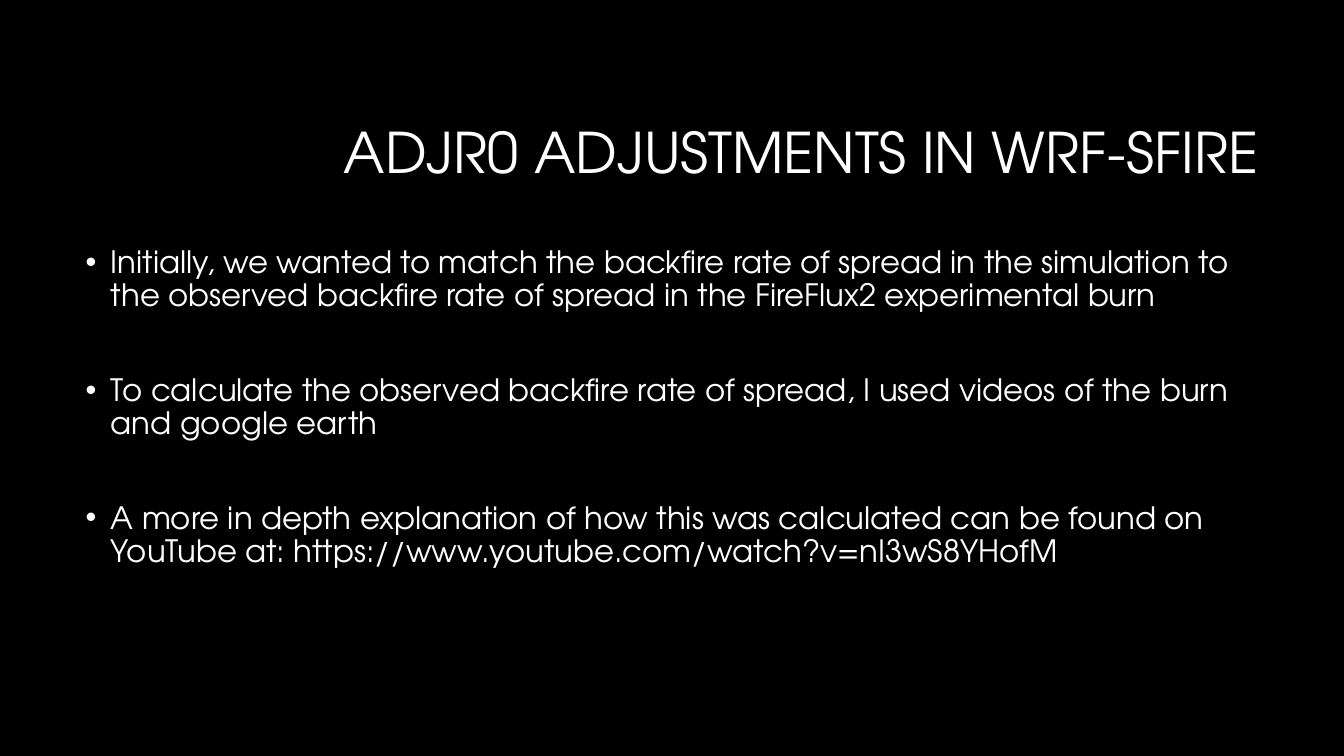
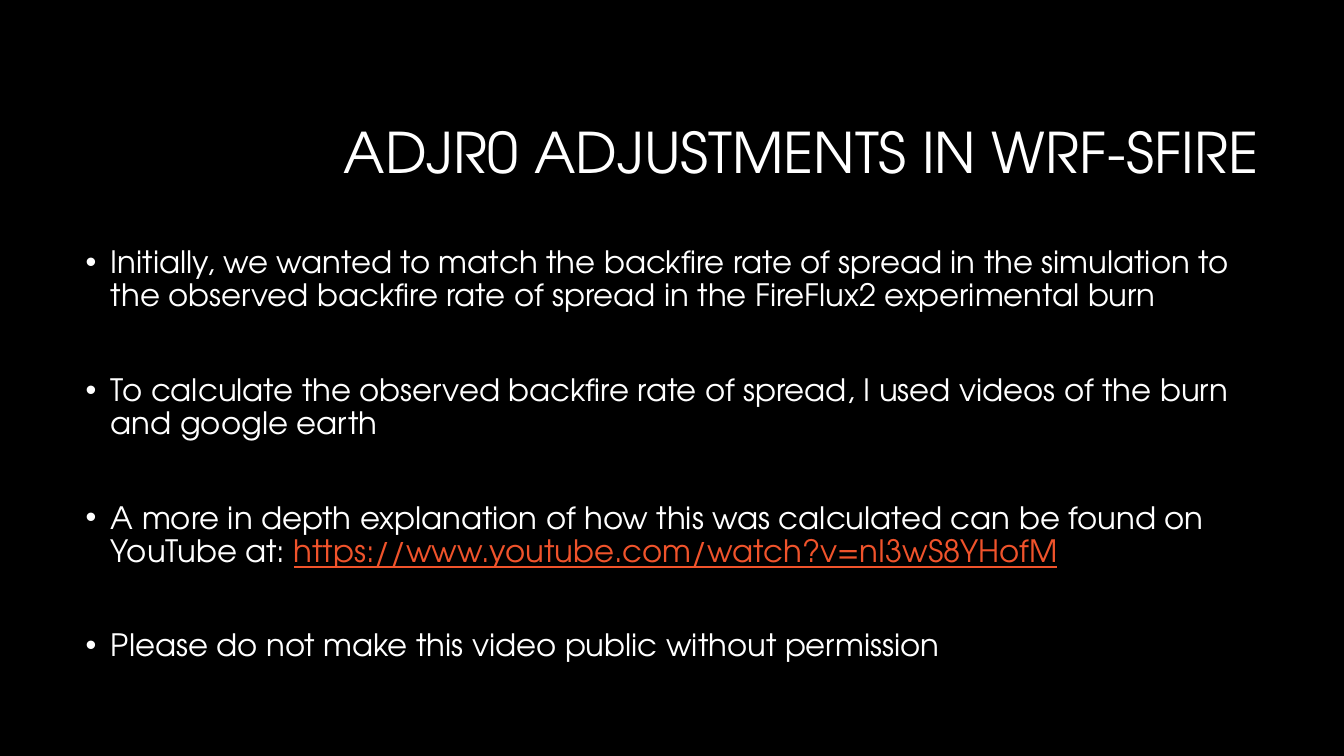
Before and after one commit to Jeremy-Benik/Meeting_Notes, a slide deck: slide 2 of Presentations/Adjustment_Factors.pptx. Drawn at 1344x756 pixels with LibreOffice and Linux fonts; fonts in the diff are those of the drawing; background and template pictures are left out. Boxes give left, top, right and bottom in pixels: in the first picture for what was removed or moved away, otherwise in the second. Text is boxed around its words. In the diff, an @@ line names an element or a change of style, - is before the commit and + after.

```diff
--- a/Presentations/Adjustment_Factors.pptx
+++ b/Presentations/Adjustment_Factors.pptx
@@ text at (111,506,1204,568): text colour #FFFFFF to #F0532B, underline on in "https://www.youtube.com/watch?v=nI3wS8YHofM" @@
@@ text at (111,633,939,662): paragraph added @@
+• Please do not make this video public without permission
```
Also in this commit, not shown: 2 other slides changed, 2 slides added, 2 other files.
